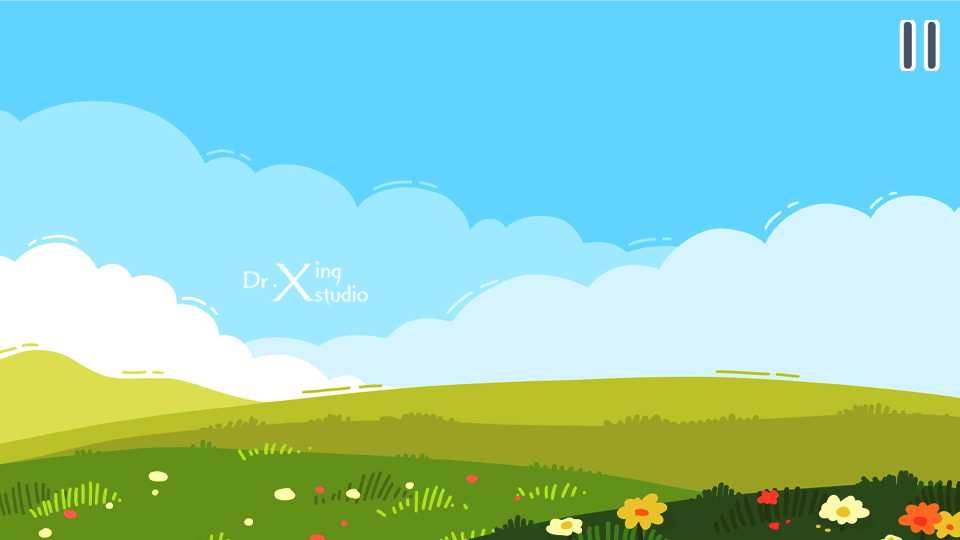
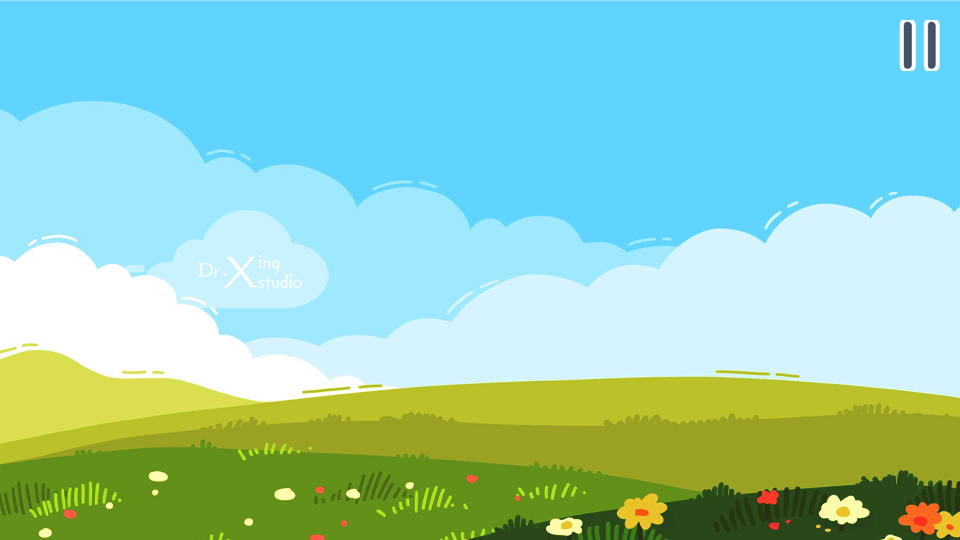
Layer changes from the first (960, 540) image to the second:
removed layer "图层 1" over [242, 261, 368, 306]
added layer "logo" above "曲线 1" over [126, 210, 329, 309]
